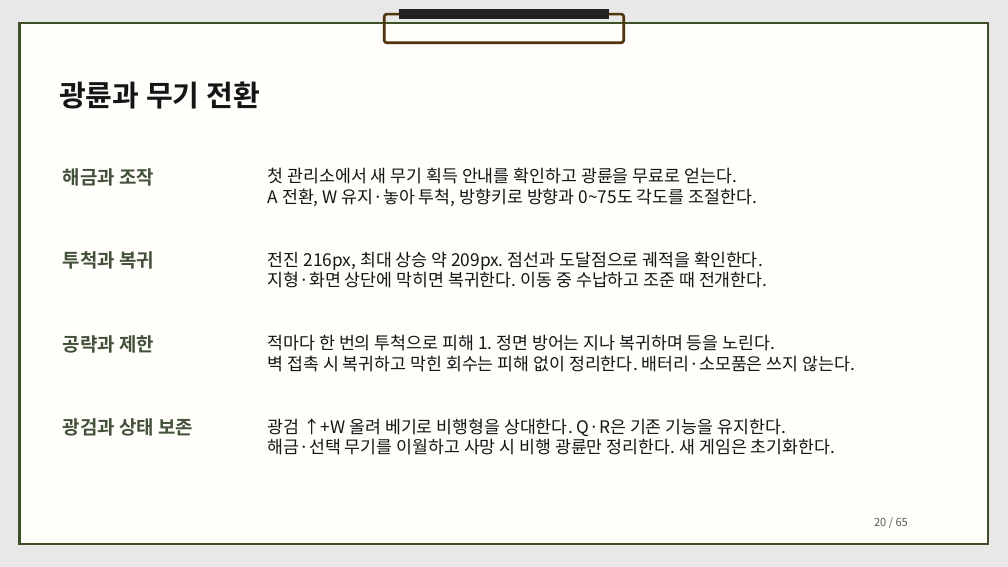
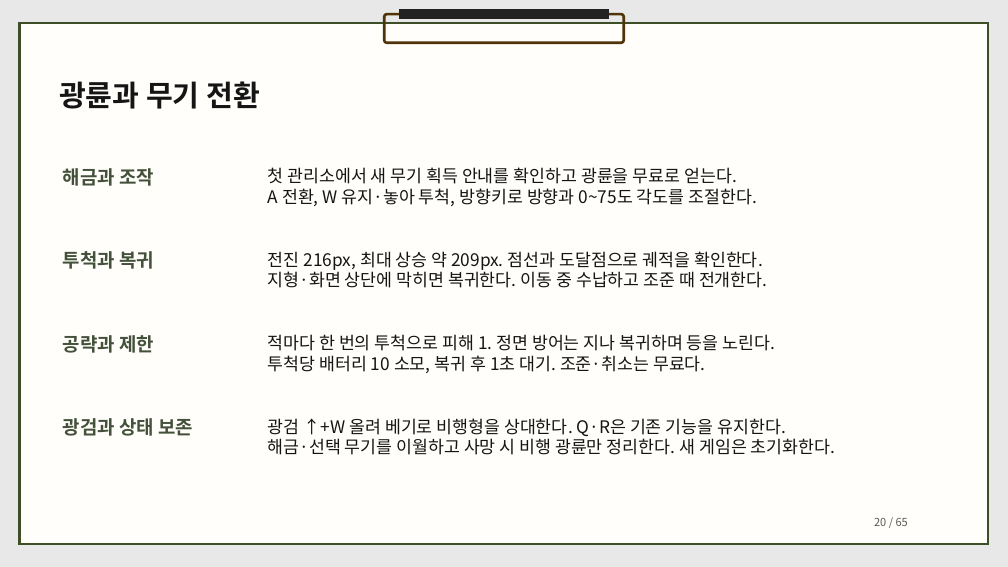
Before and after one commit to dbguswh/2Dgame_project, a slide deck: slide 20 of 2D게임프로그래밍 기획서.pptx. Drawn at 1008x567 pixels with LibreOffice and Linux fonts; fonts in the diff are those of the drawing. Boxes give left, top, right and bottom in pixels: in the first picture for what was removed or moved away, otherwise in the second. Text is boxed around its words. In the diff, an @@ line names an element or a change of style, - is before the commit and + after.

Commit message:
광륜 배터리 비용과 복귀 후 재사용 대기를 기획에 반영

```diff
--- a/2D게임프로그래밍 기획서.pptx
+++ b/2D게임프로그래밍 기획서.pptx
@@ text at (268,355,706,373): text changed @@
-벽 접촉 시 복귀하고 막힌 회수는 피해 없이 정리한다. 배터리·소모품은 쓰지 않는다.
+투척당 배터리 10 소모, 복귀 후 1초 대기. 조준·취소는 무료다.
```
Also in this commit, not shown: 1 other slide changed, 1 other file.
